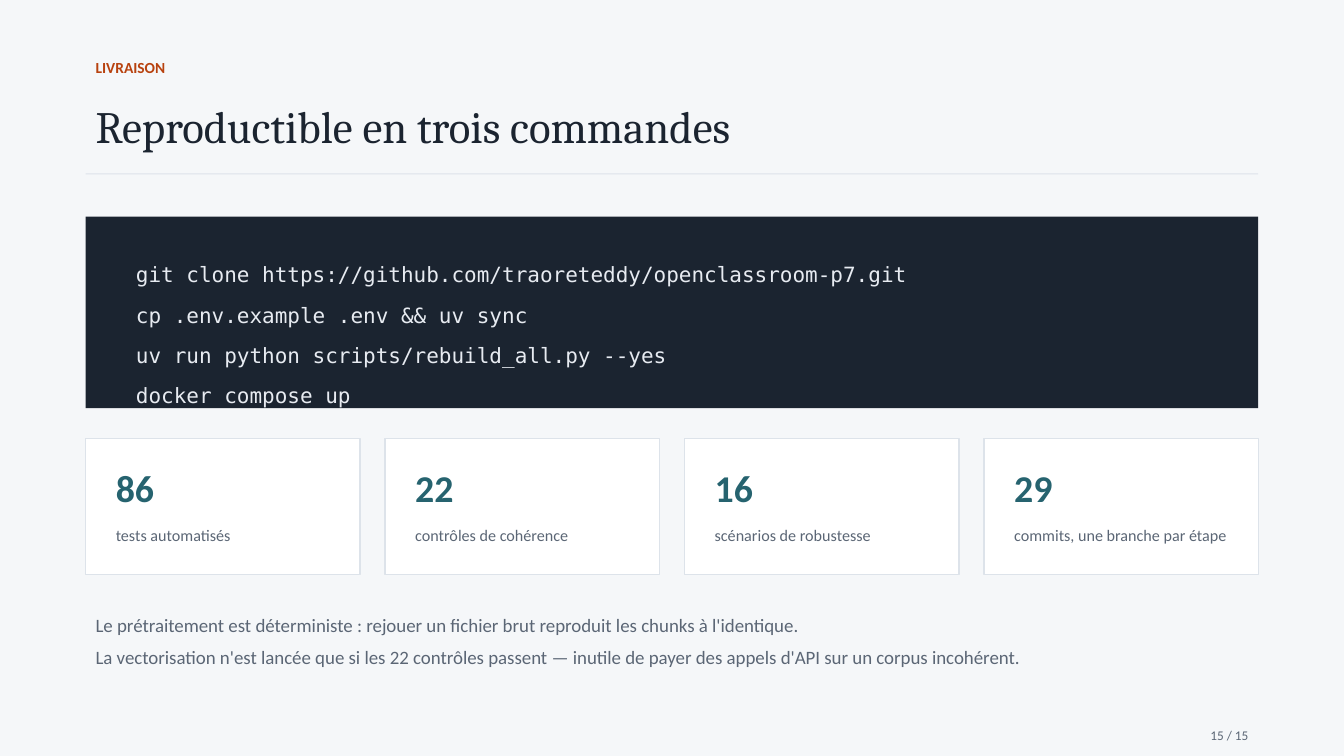
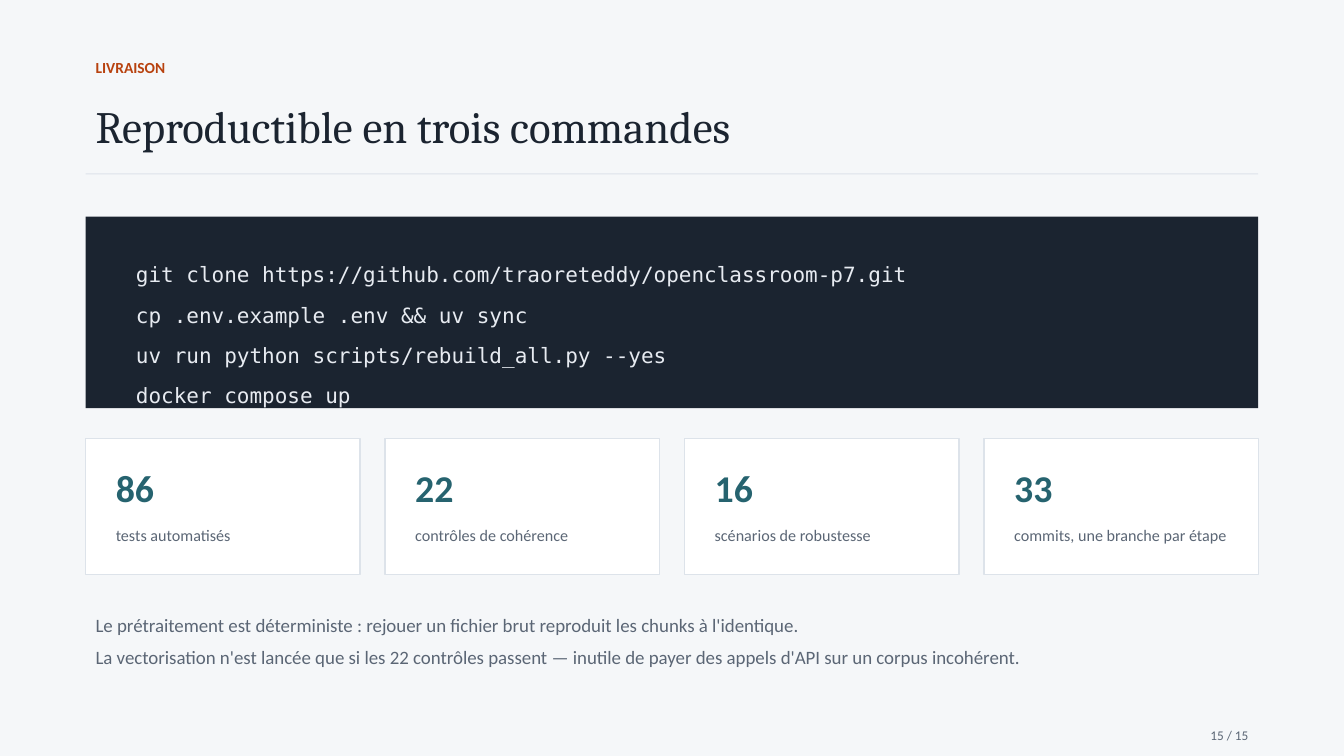
Before and after one commit to traoreteddy/openclassroom-p7, a slide deck: slide 15 of docs/soutenance-puls-events-rag.pptx. Drawn at 1344x756 pixels with LibreOffice and Linux fonts; fonts in the diff are those of the drawing. Boxes give left, top, right and bottom in pixels: in the first picture for what was removed or moved away, otherwise in the second. Text is boxed around its words. In the diff, an @@ line names an element or a change of style, - is before the commit and + after.

```diff
--- a/docs/soutenance-puls-events-rag.pptx
+++ b/docs/soutenance-puls-events-rag.pptx
@@ text at box(1014, 477, 1052, 503): text changed @@
-29
+33
```
Also in this commit, not shown: 5 other files.
